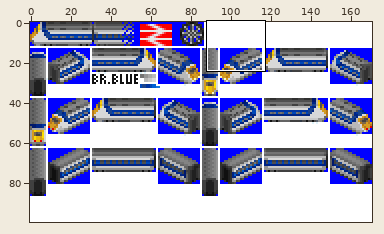
Sprite sheet -- gfx/APTE.png. The first picture is a wide view before the edit; the outline marks the close-up.
Close-up. Old version:
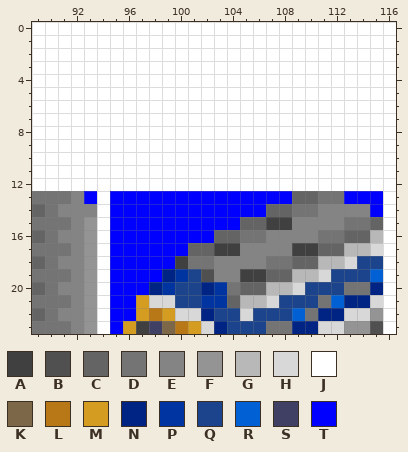
The file is 171x100 pixels. Colours within 5 levels of each other are drawn and written as one. Shown: x 89..116, y 0..23.
Palette (. is transparent): A #404040  B #505050  C #646464  D #747474  E #848484  F #949494  G #b8b8b8  H #d8d8d8  J #ffffff  K #7c6848  L #b87818  M #d49c20  N #002484  P #0034a0  Q #1c448c  R #0060d4  S #404064  T #0000ff
Pixels before, first column x 89:
 0 JJJJJJJJJJJJJJJJJJJJJJJJJJJJ
 1 JJJJJJJJJJJJJJJJJJJJJJJJJJJJ
 2 JJJJJJJJJJJJJJJJJJJJJJJJJJJJ
 3 JJJJJJJJJJJJJJJJJJJJJJJJJJJJ
 4 JJJJJJJJJJJJJJJJJJJJJJJJJJJJ
 5 JJJJJJJJJJJJJJJJJJJJJJJJJJJJ
 6 JJJJJJJJJJJJJJJJJJJJJJJJJJJJ
 7 JJJJJJJJJJJJJJJJJJJJJJJJJJJJ
 8 JJJJJJJJJJJJJJJJJJJJJJJJJJJJ
 9 JJJJJJJJJJJJJJJJJJJJJJJJJJJJ
10 JJJJJJJJJJJJJJJJJJJJJJJJJJJJ
11 JJJJJJJJJJJJJJJJJJJJJJJJJJJJ
12 JJJJJJJJJJJJJJJJJJJJJJJJJJJJ
13 DDDETJTTTTTTTTTTTTTTCCDDTTTJ
14 CDEEEJTTTTTTTTTTTTCCDDEEEETJ
15 DDDEFJTTTTTTTTTTCCAAEEEEDDCJ
16 CDEEFJTTTTTTTTCCDDEEEEDDCCGJ
17 DDDEFJTTTTTTCCAAEEEEAACCGGHJ
18 CDEEFJTTTTTADDEEEEDDCCGGHQQJ
19 DDDEFJTTTTNPQBEEAACCGGHQQQRJ
20 CDEEFJTTTNPQQNPDCCGGHQQQDDNJ
21 DDDEFJTTMHHQQPPCGGHQQQDRNNHJ
22 CDEEFJTTMLMHHNQQHQQQRDNNHHFJ
23 DDDEFJTMASKLMHNQQQDDNNHHFFBJ
The same view after the edit:
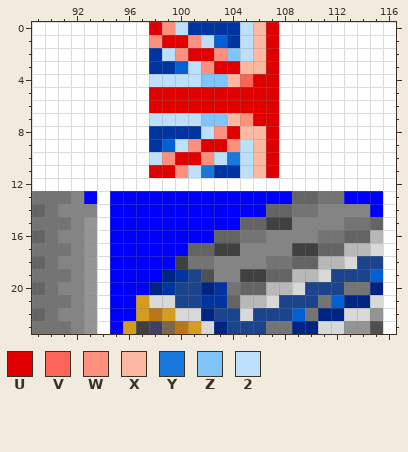
Colours new in this view: U #e00000  V #fc6458  W #fc907c  X #fcb8a0  Y #1878dc  Z #80c4fc  2 #bce0fc
Diff:
y 0: x 98..107 JJJJJJJJJJ -> UW2PPPP2XU
y 1: x 98..107 JJJJJJJJJJ -> WUUW2RP2XU
y 2: x 98..107 JJJJJJJJJJ -> P2WUUWZ2XU
y 3: x 98..107 JJJJJJJJJJ -> PPR2WUUXXU
y 4: x 98..107 JJJJJJJJJJ -> 2222ZZXVUU
y 5..6: x 98..107 JJJJJJJJJJ -> UUUUUUUUUU
y 7: x 98..107 JJJJJJJJJJ -> 2222ZZXWUU
y 8: x 98..107 JJJJJJJJJJ -> PPPP2WUXXU
y 9: x 98..107 JJJJJJJJJJ -> PR2WUUW2XU
y 10: x 98..107 JJJJJJJJJJ -> 2WUUW2Y2XU
y 11: x 98..107 JJJJJJJJJJ -> UUW2YPP2XU
Where, in picture pixels (left, top, right, bottom), the same in both close-ups:
changed: (149, 22, 279, 178)
